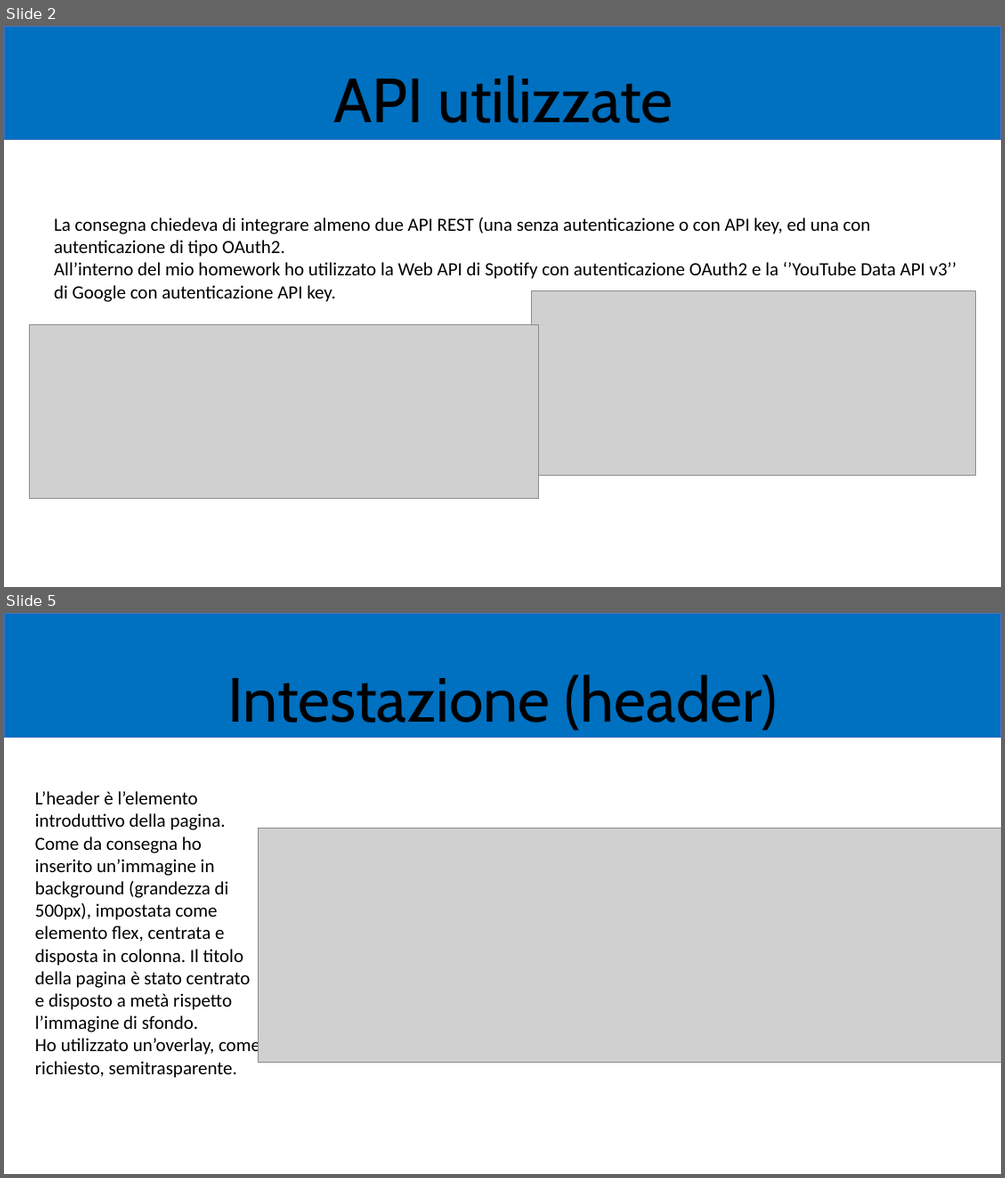
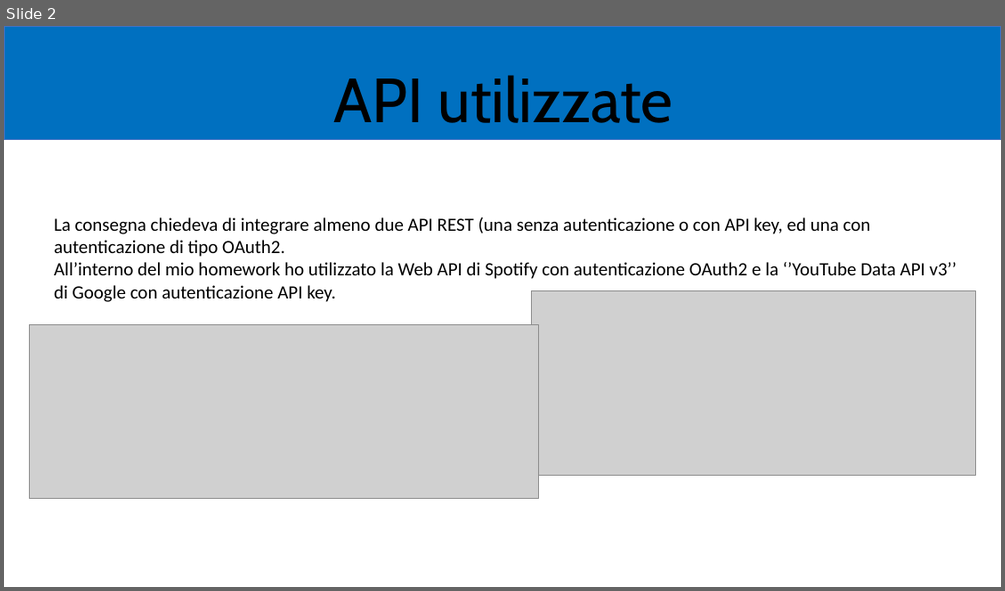
Before and after one commit to zChronoX/mhw3, a slide deck: mhw3.pptx. Shown one above the other, each under a label of ours: slides 2 and 5 before the commit, slide 2 after it; the slides between them are not shown. The pictures are 1005x1178 and 1005x591 pixels, drawn with LibreOffice and Linux fonts; fonts in the diff are those of the drawing; grey boxes stand for pictures. Boxes give left, top, right and bottom in pixels: in the first picture for what was removed or moved away, otherwise in the second. Text is boxed around its words. In the diff, an @@ line names an element or a change of style, - is before the commit and + after.

```diff
--- a/mhw3.pptx
+++ b/mhw3.pptx
@@ slide 5 removed at [4,613,1001,1174], background #FFFFFF @@
@@ rectangle removed at [4,613,1001,738] @@
@@ title removed at [227,674,777,730] @@
-Intestazione (header)
@@ text removed at [35,791,260,1078] @@
-L’header è l’elemento introduttivo della pagina. Come da consegna ho inserito un’immagine in background (grandezza di 500px), impostata come elemento flex, centrata e disposta in colonna. Il titolo della pagina è stato centrato e disposto a metà rispetto l’immagine di sfondo.
-Ho utilizzato un’overlay, come richiesto, semitrasparente.
@@ picture removed at [258,827,1001,1062] @@
```
Also in this commit, not shown: 7 slides added, 7 other slides removed.
